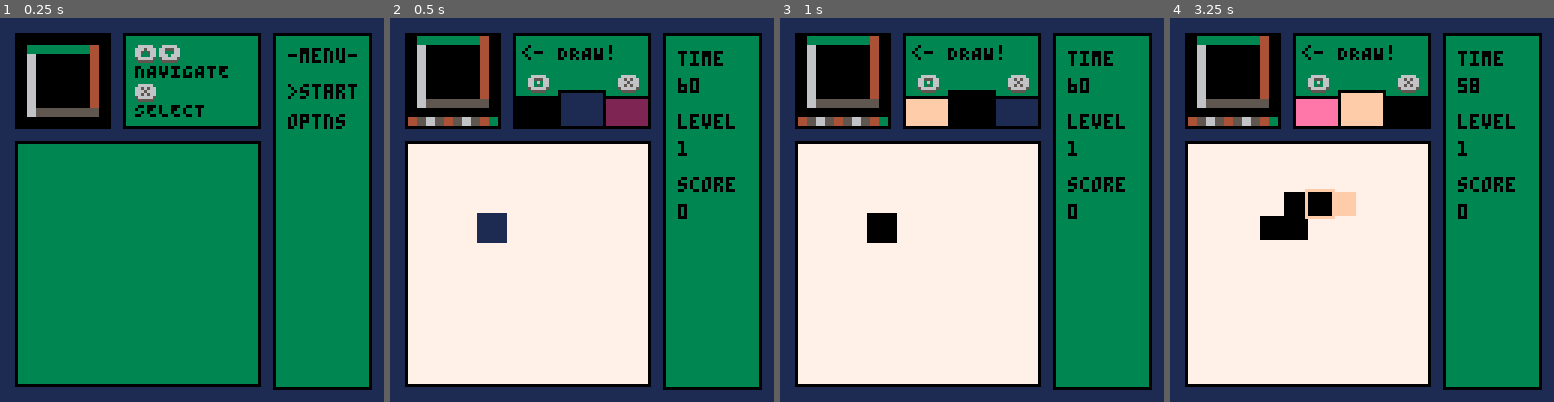
Above: before the commit, frames 1-4 (left to right).
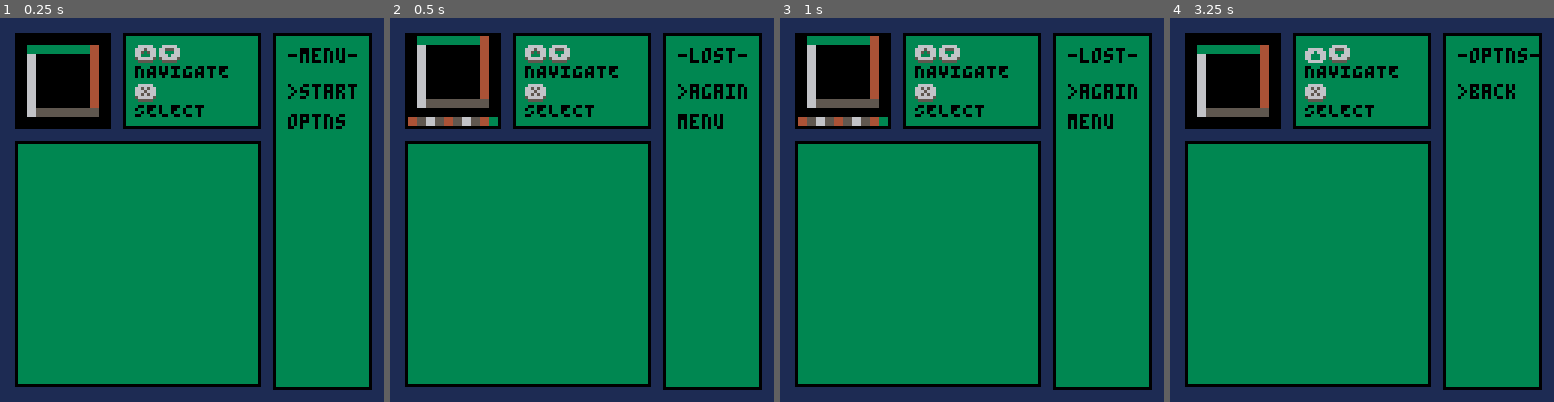
Above: after the commit, the same moments.

Repository: appellatebaton0/siege-6
Game: PICO-8 cartridge siege6.p8
Two runs of this game, one before a commit and one after it. Both use one fixed random seed, a clock stepped at 60 frames per second and the inputs below.
Inputs:
- Up to frame 1 (0.25 s): no input
- Up to frame 2 (0.5 s): tap X (X key) at 0.33 s
- Up to frame 3 (1 s): tap O (Z key) at 0.7 s
- Up to frame 4 (3.25 s): tap X (X key) at 1.07, 1.85, 2.97 s; hold Right 1.6-2.1 s; tap O (Z key) every 0.4 s from 1.7 to 2.9 s; hold Up 2.15-2.42 s; hold Right 2.47-3.03 s; hold Left from 3.08 s (still down)

Frame 1 is identical in both runs. In frame 2, 45% of the frame differs, in the area x 4-93%, y 7-96%; in frame 3, 45%; in frame 4, 47%, in the area x 4-97%, y 4-96%.

Commit message:
v0.16 - Menu Code 2 + Lose Screen
Finished cleaning up the menu code; it's still messy but WAY better. Also finally got a working lose screen, so there's a real lose condition.

Diff:
--- a/siege6.lua
+++ b/siege6.lua
@@ -29,7 +29,7 @@
     draw_time = 0.0,
 
     // A table of all the time values for each level. Lookup table of the log function time = 30 - log10(i)
-    time_table = {60,55,53,51,50,48,47,46,46,45,44,44,43,43 …(257 unchanged characters)…
+    time_table = {0,55,53,51,50,48,47,46,46,45,44,44,43,43 …(257 unchanged characters)…
 
     _init=function (this)
         this.in_menu = true
@@ -41,6 +41,11 @@
     _update=function(this)
         if not this.in_menu then
             this.draw_time = move_towards(this.draw_time, 0, 1/30)
+
+            if this.draw_time == 0 then
+                this.in_menu = true
+                menu_pane:change_menu("lose")
+            end
         end
     end,
 
@@ -266,6 +271,10 @@
 menu_pane = {
     x=91, y=5, sx=32, sy=118,
 
+    change_menu=function(this, to)
+        this.index = 1
+        this.current_menu = to
+    end,
     menus = {
         main =
         {
@@ -276,6 +285,9 @@
                 if btnp(5) then
                     if menu.options[this.index] == "start" then
                         state:start_round()
+                        this:change_menu("scoreboard")
+                elseif menu.options[this.index] == "optns" then
+                        this:change_menu("optns")
                     end
                 end
             end,
@@ -283,26 +295,90 @@
             _draw=function(this, menu)
                 print("-menu-", this.x + 5, this.y + 5, 0)
                 for i=1,#menu.options do
-                    if i == this.index then
-                        message = ">"..tostr(menu.options[i])
-                    else
-                        message = menu.options[i]
-                    end
+
+                    message = menu.options[i]
+                    if i == this.index then message = ">"..tostr(menu.options[i]) end
 
                     print(message, this.x + 5, this.y + 7 +  (10 * i), 0)
                 end
             end
         },
 
-        start =
+        scoreboard =
         {
-
+            _update=function(this, menu)
+
+            end,
+
+            _draw=function (this, menu)
+
+                print("time", this.x + 5, this.y + 6, 0)
+                print(ceil(state.draw_time), this.x + 5, this.y + 15)
+
+                print("level", this.x + 5, this.y + 27)
+                print(state.current_level, this.x + 5, this.y + 36)
+
+                print("score", this.x + 5, this.y + 48)
+                print(state.score, this.x + 5, this.y + 57, 0)
+            end,
         },
 
         optns =
         {
-
+            options = {"back"},
+
+            _update=function (this, menu)
+                // Selecting a menu item
+                if btnp(5) then
+                    if menu.options[this.index] == "back" then
+                        this:change_menu("main")
+                elseif menu.options[this.index] == "optns" then
+                        this:change_menu("optns")
+                    end
+                end
+            end,
+
+            _draw=function (this, menu)
+                print("-optns-", this.x + 5, this.y + 5, 0)
+                for i=1,#menu.options do
+
+                    message = menu.options[i]
+                    if i == this.index then message = ">"..tostr(menu.options[i]) end
+
+                    print(message, this.x + 5, this.y + 7 +  (10 * i), 0)
+                end
+            end
+        },
+
+        lose =
+        {
+            options = {"again", "menu"},
+
+            _update=function (this, menu)
+                // Selecting a menu item
+                if btnp(5) then
+                    if menu.options[this.index] == "again" then
+                        state:start_round()
+                        this:change_menu("scoreboard")
+                elseif menu.options[this.index] == "menu" then
+                        this:change_menu("main")
+                    end
+                end
+            end,
+
+            _draw=function (this, menu)
+                print("-lost-", this.x + 5, this.y + 5, 0)
+                for i=1,#menu.options do
+
+                    message = menu.options[i]
+                    if i == this.index then message = ">"..tostr(menu.options[i]) end
+
+                    print(message, this.x + 5, this.y + 7 +  (10 * i), 0)
+                end
+            end
         }
+
+
     },
 
     _init=function (this)
@@ -324,47 +400,20 @@
         this.index = index
     end,
 
-    menu=function(this)
-
+    _update=function(this)
         if state.in_menu then this:control_index() end
 
         current_menu = this.menus[this.current_menu]
 
         current_menu._update(this, current_menu)
-    end,
-
-    scoreboard=function ()
-
-    end,
-
-    draw_menu=function (this)
-        current_menu = this.menus[this.current_menu]
-
-        current_menu._draw(this, current_menu)
-    end,
-
-    draw_scoreboard=function (this)
-
-        print("time", this.x + 5, this.y + 6, 0)
-        print(ceil(state.draw_time), this.x + 5, this.y + 15)
-
-        print("level", this.x + 5, this.y + 27)
-        print(state.current_level, this.x + 5, this.y + 36)
-
-        print("score", this.x + 5, this.y + 48)
-        print(state.score, this.x + 5, this.y + 57, 0)
-    end,
-
-    _update=function(this)
-        if state.in_menu then this:menu() else this:scoreboard() end
     end,
 
     _draw=function(this)
         rectline(this.x, this.y, this.sx, this.sy, 3, 0)
 
-        if state.in_menu then this:draw_menu() else this:draw_scoreboard() end
-
-
+        current_menu = this.menus[this.current_menu]
+
+        current_menu._draw(this, current_menu)
     end
 }
 
Not shown, changed: README.md
Not shown, added: screenshots/lost.png
Not shown, added: screenshots/start_menu.png
